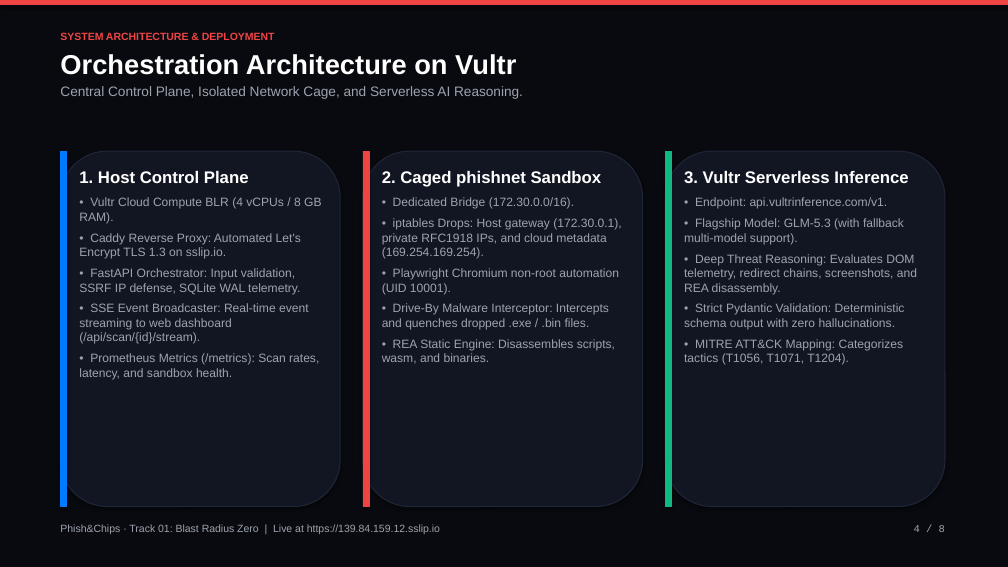
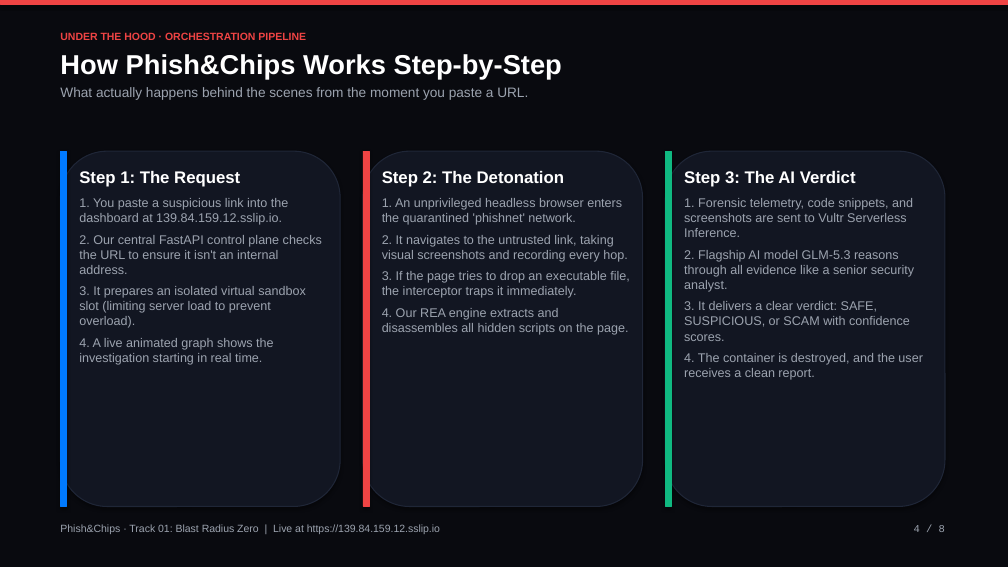
Before and after one commit to Vrajesh-sulakhe/PhishnChips, a slide deck: slide 4 of docs/Phish_and_Chips_Presentation.pptx. Drawn at 1008x567 pixels with LibreOffice and Linux fonts; fonts in the diff are those of the drawing. Boxes give left, top, right and bottom in pixels: in the first picture for what was removed or moved away, otherwise in the second. Text is boxed around its words. In the diff, an @@ line names an element or a change of style, - is before the commit and + after.

Commit message:
docs(presentation): refine PPTX and slides with clear, accessible plain-English storytelling

```diff
--- a/docs/Phish_and_Chips_Presentation.pptx
+++ b/docs/Phish_and_Chips_Presentation.pptx
@@ text at <box>60,32,562,100</box>: text changed; bold on @@
-SYSTEM ARCHITECTURE & DEPLOYMENT
-Orchestration Architecture on Vultr
-Central Control Plane, Isolated Network Cage, and Serverless AI Reasoning.
+UNDER THE HOOD · ORCHESTRATION PIPELINE
+How Phish&Chips Works Step-by-Step
+What actually happens behind the scenes from the moment you paste a URL.
@@ text at <box>79,171,322,365</box>: text changed; size 11.5 to 12 pt @@
-1. Host Control Plane
-• Vultr Cloud Compute BLR (4 vCPUs / 8 GB RAM).
-• Caddy Reverse Proxy: Automated Let's Encrypt TLS 1.3 on sslip.io.
-• FastAPI Orchestrator: Input validation, SSRF IP defense, SQLite WAL telemetry.
-• SSE Event Broadcaster: Real-time event streaming to web dashboard (/api/scan/{id}/stream).
-• Prometheus Metrics (/metrics): Scan rates, latency, and sandbox health.
+Step 1: The Request
+1. You paste a suspicious link into the dashboard at 139.84.159.12.sslip.io.
+2. Our central FastAPI control plane checks the URL to ensure it isn't an internal address.
+3. It prepares an isolated virtual sandbox slot (limiting server load to prevent overload).
+4. A live animated graph shows the investigation starting in real time.
@@ text at <box>382,171,630,335</box>: text changed; size 11.5 to 12 pt @@
-2. Caged phishnet Sandbox
-• Dedicated Bridge (172.30.0.0/16).
-• iptables Drops: Host gateway (172.30.0.1), private RFC1918 IPs, and cloud metadata (169.254.169.254).
-• Playwright Chromium non-root automation (UID 10001).
-• Drive-By Malware Interceptor: Intercepts and quenches dropped .exe / .bin files.
-• REA Static Engine: Disassembles scripts, wasm, and binaries.
+Step 2: The Detonation
+1. An unprivileged headless browser enters the quarantined 'phishnet' network.
+2. It navigates to the untrusted link, taking visual screenshots and recording every hop.
+3. If the page tries to drop an executable file, the interceptor traps it immediately.
+4. Our REA engine extracts and disassembles all hidden scripts on the page.
@@ text at <box>684,171,922,380</box>: text changed; size 11.5 to 12 pt @@
-3. Vultr Serverless Inference
-• Endpoint: api.vultrinference.com/v1.
-• Flagship Model: GLM-5.3 (with fallback multi-model support).
-• Deep Threat Reasoning: Evaluates DOM telemetry, redirect chains, screenshots, and REA disassembly.
-• Strict Pydantic Validation: Deterministic schema output with zero hallucinations.
-• MITRE ATT&CK Mapping: Categorizes tactics (T1056, T1071, T1204).
+Step 3: The AI Verdict
+1. Forensic telemetry, code snippets, and screenshots are sent to Vultr Serverless Inference.
+2. Flagship AI model GLM-5.3 reasons through all evidence like a senior security analyst.
+3. It delivers a clear verdict: SAFE, SUSPICIOUS, or SCAM with confidence scores.
+4. The container is destroyed, and the user receives a clean report.
```
Also in this commit, not shown: 7 other slides changed, 4 other files.
